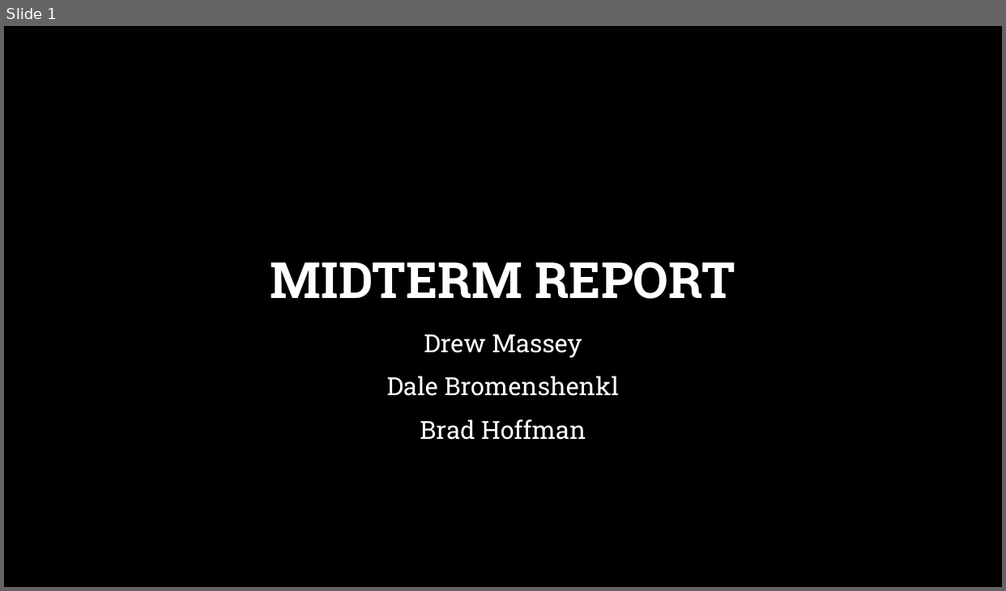
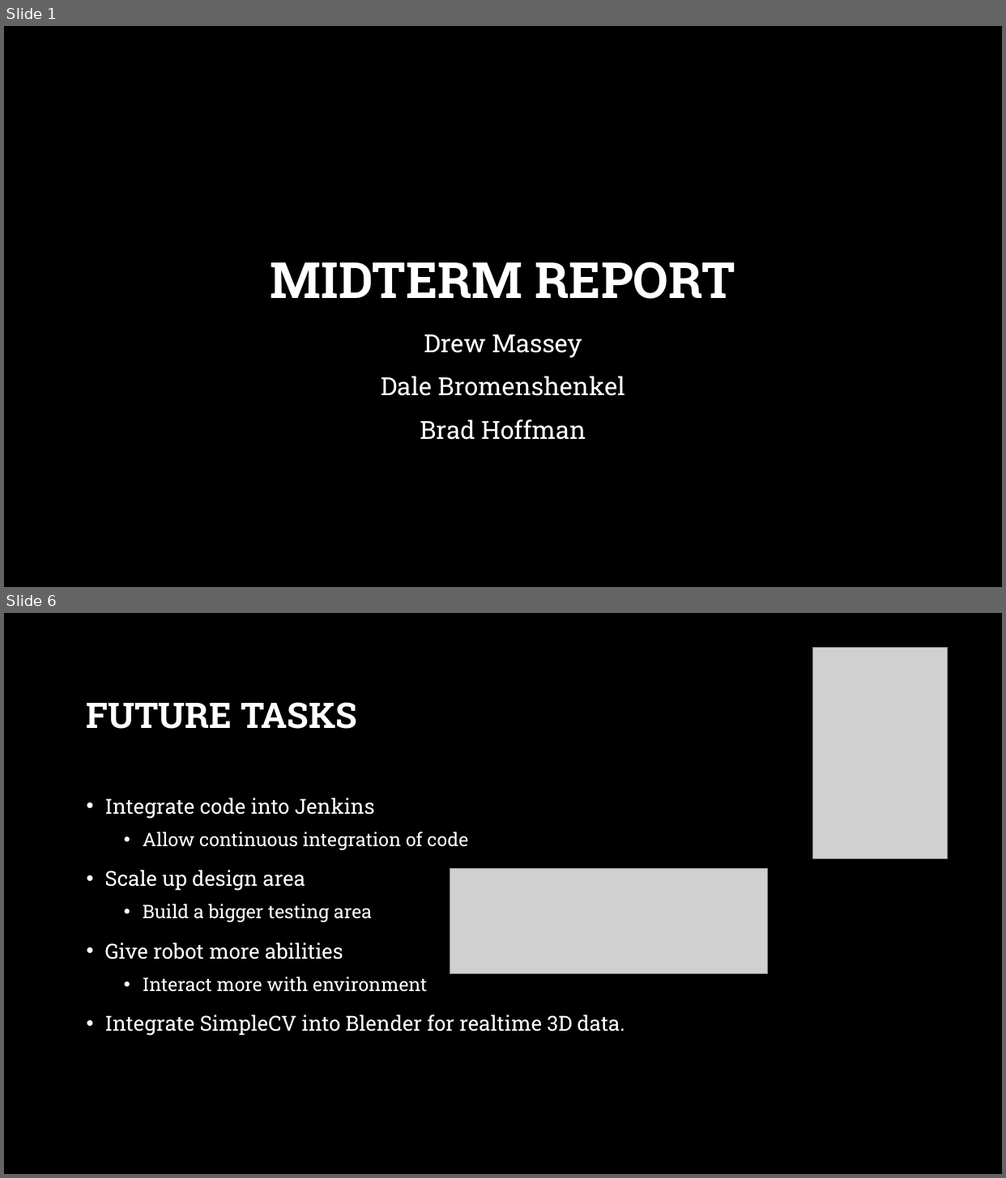
Before and after one commit to james-massey/AdvancedReality, a slide deck: Midterm Presentation.pptx. Shown one above the other, each under a label of ours: slide 1 before the commit, slides 1 and 6 after it; the slides between them are not shown. The pictures are 1006x591 and 1006x1178 pixels, drawn with LibreOffice and Linux fonts; fonts in the diff are those of the drawing; grey boxes stand for pictures; background and template pictures are left out. Boxes give left, top, right and bottom in pixels: in the first picture for what was removed or moved away, otherwise in the second. Text is boxed around its words. In the diff, an @@ line names an element or a change of style, - is before the commit and + after.

```diff
--- a/Midterm Presentation.pptx
+++ b/Midterm Presentation.pptx
@@ slide 6 added at (4, 613, 1002, 1174), background picture (left out) @@
@@ picture added at (813, 648, 948, 858) @@
@@ title added at (87, 702, 357, 729), 34 pt, text #FFFFFF, bold @@
+FUTURE TASKS
@@ text added at (105, 798, 625, 1036), 20 pt, text #FFFFFF @@
+• Integrate code into Jenkins
+  • Allow continuous integration of code
+• Scale up design area
+  • Build a bigger testing area
+• Give robot more abilities
+  • Interact more with environment
+• Integrate SimpleCV into Blender for realtime 3D data.
@@ picture added at (450, 868, 768, 973) @@
@@ slide 1 changed as well @@
@@ subtitle at (381, 376, 625, 396): text changed @@
-Dale Bromenshenkl
+Dale Bromenshenkel
```
Also in this commit, not shown: 4 other slides added.
